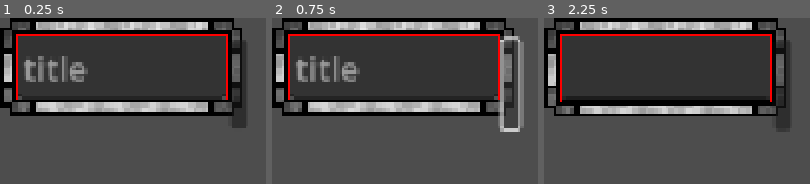
Above: before the commit, frames 1-3 (left to right).
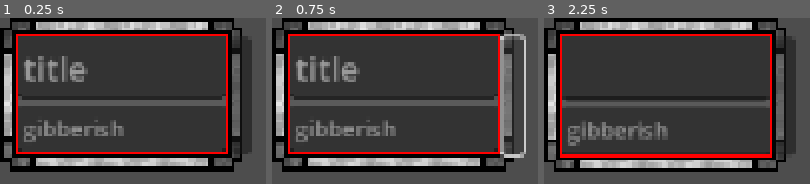
Above: after the commit, the same moments.

Repository: Toasterhog/Nodeweb
Game: Godot game, scene res://papperthings/box/box.tscn
Same seed, same stepped clock (60 frames per second), same inputs: the game is played once before the commit and once after it. This scene is started directly instead of the project's main scene.
Inputs (mouse positions are in pixels of both pictures, inside the frame that each line leads up to; where the layout moved, square brackets give the same spot in the first picture):
- Up to frame 1 (0.25 s): no input
- Up to frame 2 (0.75 s): click (511, 94) [508, 82] at 0.5 s
- Up to frame 3 (2.25 s): tap Enter at 1.25 s; drag from (663, 66) to (outside the picture) at 1.27 s; tap Space at 2 s; drag from (outside the picture) to (outside the picture) at 2.02 s

The runs differ from the first frame. In frame 1, 38% of the frame differs, in the area x 0-95%, y 10-93%; in frame 2, 39%, in the area x 0-96%, y 9-93%; in frame 3, 38%.
Error before the commit: Cannot call method 'get_children' on a null value. (res://papperthings/box/box.gd:202)
Error after the commit: Cannot call method 'get_children' on a null value. (res://papperthings/box/box.gd:211)

Commit message:
panelcontainer 1commit

Diff:
--- a/papperthings/box/box.gd
+++ b/papperthings/box/box.gd
@@ -1,4 +1,4 @@
-extends Panel
+extends PanelContainer
 class_name BoxClass
 
 @export var id: int = -1
@@ -9,9 +9,9 @@
 # Find ToolAddLink dynamically to prevent cyclic reference
 @onready var tool_add_link: ToolAddLink = get_tree().get_first_node_in_group("tool_add_link")
 @onready var state_machine := get_node("/root/Main/state_machine_tools")
-@onready var VBC: VBoxContainer = $VBoxContainer
-@onready var TE: TextEdit = $VBoxContainer/TextEdit
-@onready var LE: TextEdit = $VBoxContainer/LineEdit
+@onready var VBC: VBoxContainer = $MarginContainer/VBoxContainer
+@onready var TE: TextEdit = $MarginContainer/VBoxContainer/TextEdit
+@onready var LE: TextEdit = $MarginContainer/VBoxContainer/LineEdit
 
 
 var is_dragging := false
@@ -91,16 +91,18 @@
 	elif is_scaling:
 
 		if not TE.visible:
-			cust_width_fold = get_global_mouse_position().x - global_position.x -24
-			cust_width_fold = maxf(150, cust_width_fold)
-			LE.custom_minimum_size.x = 1
-			LE.size.x = cust_width_fold
+			cust_width_fold = get_global_mouse_position().x - global_position.x
+			cust_width_fold = maxf(150+24, cust_width_fold)
+			size.x = cust_width_fold
+			#LE.custom_minimum_size.x = 1
+			#LE.size.x = cust_width_fold
 		else:
-			cust_width_expnd = get_global_mouse_position().x - global_position.x -24
-			cust_width_expnd = max(150, cust_width_expnd, TE.custom_minimum_size.x)
+			cust_width_expnd = get_global_mouse_position().x - global_position.x
+			cust_width_expnd = max(150+24, cust_width_expnd, 0*TE.custom_minimum_size.x)
 			#TE.custom_minimum_size.x = 1
-			TE.size.x = cust_width_expnd
-			LE.size.x = cust_width_expnd
+			#TE.size.x = cust_width_expnd
+			#LE.size.x = cust_width_expnd
+			size.x = cust_width_expnd
 		update_vbc_and_panel_size()
 
 
@@ -135,35 +137,42 @@
 	update_vbc_and_panel_size()
 
 func update_vbc_and_panel_size():
-	TE.size.x = 0
+	TE.size = Vector2.ZERO
+	LE.size = Vector2.ZERO
+	size = Vector2.ZERO
+	VBC.size = Vector2.ZERO
+	$MarginContainer.size = Vector2.ZERO
 	if TE.visible == false:
-		var w = maxf(150, cust_width_fold)
-		LE.size.x = w
-		LE.custom_minimum_size.x = w
+		var w = maxf(150+24, cust_width_fold)
+		#LE.size.x = w
+		#LE.custom_minimum_size.x = w
 		#TE.size.x = w
-		VBC.size.x = w
-
-		LE.size.y = 0
-		VBC.size.y = LE.size.y
-	else:
-		var w = max(150 , cust_width_expnd, TE.size.x)
-		VBC.size.x = w
-		LE.size.x = w
-		TE.size.x = w
-
-		LE.size.y = 0
-		TE.size.y = 0
-		VBC.size.y = 0#LE.size.y + TE.size.y
-
-	#VBC.size = Vector2.ZERO
+		#VBC.size.x = w
+		size.x = w
+		#LE.size.y = 0
+		#VBC.size.y = LE.size.y
+	else:
+		var w = max(150+24 , cust_width_expnd, 0*TE.size.x)
+		size.x = w
+		#VBC.size.x = w
+		#LE.size.x = w
+		#TE.size.x = w
+		#
+		#LE.size.y = 0
+		#TE.size.y = 0
+		#VBC.size.y = 0#LE.size.y + TE.size.y
+
+
+
 	#VBC.size.x = max(LE.size.x , TE.size.x * int(TE.visible))
 
 	#LE.size.x = VBC.size.x
 
-	await get_tree().process_frame
-	size = VBC.size + Vector2(24,24) #ATTENTION style specific
+	#await get_tree().process_frame
+	#size = VBC.size + Vector2(24,24) #ATTENTION style specific
 	middlepos = global_position + size/2
 	moved.emit()
+
 
 #@export var curve : Curve
 #func flow2():
--- a/papperthings/box/box.tscn
+++ b/papperthings/box/box.tscn
@@ -1,9 +1,7 @@
-[gd_scene load_steps=7 format=3 uid="uid://wfnqhd3r5fxx"]
+[gd_scene load_steps=6 format=3 uid="uid://wfnqhd3r5fxx"]
 
 [ext_resource type="StyleBox" uid="uid://tunkcckfrswo" path="res://papperthings/box/box5.tres" id="1_hwf1r"]
 [ext_resource type="Script" uid="uid://7gx01op71qhq" path="res://papperthings/box/box.gd" id="1_p41sv"]
-
-[sub_resource type="RectangleShape2D" id="RectangleShape2D_t8o5h"]
 
 [sub_resource type="StyleBoxEmpty" id="StyleBoxEmpty_ryaet"]
 
@@ -12,44 +10,35 @@
 [sub_resource type="GDScript" id="GDScript_p41sv"]
 script/source = "extends ReferenceRect
 
-@onready var v_box_container: VBoxContainer = $\"../VBoxContainer\"
-
+@onready var v_box_container = $\"../MarginContainer/VBoxContainer\"
 func _process(delta: float) -> void:
 	size = v_box_container.size
-	position = v_box_container.position
+	global_position = v_box_container.global_position
 "
 
-[node name="base" type="Panel"]
+[node name="base" type="PanelContainer"]
 texture_filter = 1
 custom_minimum_size = Vector2(174, 63)
 offset_right = 174.0
-offset_bottom = 63.0
+offset_bottom = 109.0
 focus_mode = 2
 theme_override_styles/panel = ExtResource("1_hwf1r")
 script = ExtResource("1_p41sv")
 
-[node name="Area2D" type="Area2D" parent="."]
-visible = false
+[node name="MarginContainer" type="MarginContainer" parent="."]
+layout_mode = 2
+mouse_filter = 2
+theme_override_constants/margin_left = -12
+theme_override_constants/margin_top = -12
+theme_override_constants/margin_right = -12
+theme_override_constants/margin_bottom = -12
 
-[node name="CollisionShape2D" type="CollisionShape2D" parent="Area2D"]
-visible = false
-position = Vector2(100, 100)
-scale = Vector2(12.5, 12.5)
-shape = SubResource("RectangleShape2D_t8o5h")
-
-[node name="VBoxContainer" type="VBoxContainer" parent="."]
+[node name="VBoxContainer" type="VBoxContainer" parent="MarginContainer"]
 texture_filter = 2
-layout_mode = 1
-anchors_preset = -1
-anchor_right = 1.0
-anchor_bottom = 1.0
-offset_left = 12.0
-offset_top = 12.0
-offset_right = -12.0
-offset_bottom = -12.0
+layout_mode = 2
 mouse_filter = 2
 
-[node name="LineEdit" type="TextEdit" parent="VBoxContainer"]
+[node name="LineEdit" type="TextEdit" parent="MarginContainer/VBoxContainer"]
 clip_contents = false
 custom_minimum_size = Vector2(150, 39)
 layout_mode = 2
@@ -63,8 +52,7 @@
 scroll_fit_content_height = true
 caret_blink = true
 
-[node name="TextEdit" type="TextEdit" parent="VBoxContainer"]
-visible = false
+[node name="TextEdit" type="TextEdit" parent="MarginContainer/VBoxContainer"]
 clip_contents = false
 custom_minimum_size = Vector2(150, 35)
 layout_mode = 2
@@ -77,23 +65,25 @@
 scroll_fit_content_width = true
 caret_blink = true
 
-[node name="Button_scale_LE" type="Button" parent="."]
-layout_mode = 1
-anchors_preset = -1
+[node name="Control" type="Control" parent="MarginContainer"]
+layout_mode = 2
+mouse_filter = 2
+
+[node name="Button_scale_LE" type="Button" parent="MarginContainer/Control"]
+layout_mode = 2
 anchor_left = 1.0
 anchor_right = 1.0
 anchor_bottom = 1.0
-offset_left = -9.0
-offset_top = 15.0
-offset_right = 3.0
-offset_bottom = 9.0
+offset_left = 3.0
+offset_top = 1.0
+offset_right = 18.0
 grow_horizontal = 0
 grow_vertical = 2
+size_flags_horizontal = 8
+mouse_default_cursor_shape = 10
 
 [node name="ReferenceRect" type="ReferenceRect" parent="."]
-layout_mode = 0
-offset_right = 40.0
-offset_bottom = 40.0
+layout_mode = 2
 mouse_filter = 2
 border_width = 1.6
 editor_only = false
@@ -101,7 +91,7 @@
 
 [connection signal="mouse_entered" from="." to="." method="_on_mouse_entered"]
 [connection signal="mouse_exited" from="." to="." method="_on_mouse_exited"]
-[connection signal="text_changed" from="VBoxContainer/LineEdit" to="." method="update_vbc_and_panel_size"]
-[connection signal="text_changed" from="VBoxContainer/TextEdit" to="." method="update_vbc_and_panel_size"]
-[connection signal="button_down" from="Button_scale_LE" to="." method="_on_button_scale_le_down"]
-[connection signal="button_up" from="Button_scale_LE" to="." method="_on_button_scale_le_up"]
+[connection signal="text_changed" from="MarginContainer/VBoxContainer/LineEdit" to="." method="update_vbc_and_panel_size"]
+[connection signal="text_changed" from="MarginContainer/VBoxContainer/TextEdit" to="." method="update_vbc_and_panel_size"]
+[connection signal="button_down" from="MarginContainer/Control/Button_scale_LE" to="." method="_on_button_scale_le_down"]
+[connection signal="button_up" from="MarginContainer/Control/Button_scale_LE" to="." method="_on_button_scale_le_up"]
--- a/state/tool_add_link.gd
+++ b/state/tool_add_link.gd
@@ -1,10 +1,10 @@
 extends State
 class_name ToolAddLink
 
-var grabbing_box: Panel = null
+var grabbing_box: PanelContainer = null
 var is_dragging: bool = false
 var link_preview: Line2D = null
-var start_box: Panel = null
+var start_box: PanelContainer = null
 @onready var papper: Node2D = $"../../papper"
 @onready var link_scene = preload("uid://bbfr0s07ij6tq")
 @onready var link_holder = $"../../papper/linkHolder"
@@ -51,7 +51,7 @@
 		var mouse_papper_pos = papper.get_local_mouse_position()
 		link_preview.points = [start_box.middlepos, mouse_papper_pos]
 
-func instantiate_link(box_a: Panel, box_b: Panel):
+func instantiate_link(box_a: PanelContainer, box_b: PanelContainer):
 	var link = link_scene.instantiate()
 	link.start_box = box_a
 	link.end_box = box_b
@@ -71,10 +71,10 @@
 		link_preview.queue_free()
 		link_preview = null
 
-func mouse_over_box(box: Panel):
+func mouse_over_box(box: PanelContainer):
 	grabbing_box = box
 
-func check_if_link_pair_doesnt_exists(sb : Panel, eb : Panel) -> bool: #checks if the two boxes has a link between them
+func check_if_link_pair_doesnt_exists(sb : PanelContainer, eb : PanelContainer) -> bool: #checks if the two boxes has a link between them
 	for L: Link in sb.links:
 		if L.start_box == eb or L.end_box == eb:
 			return false
